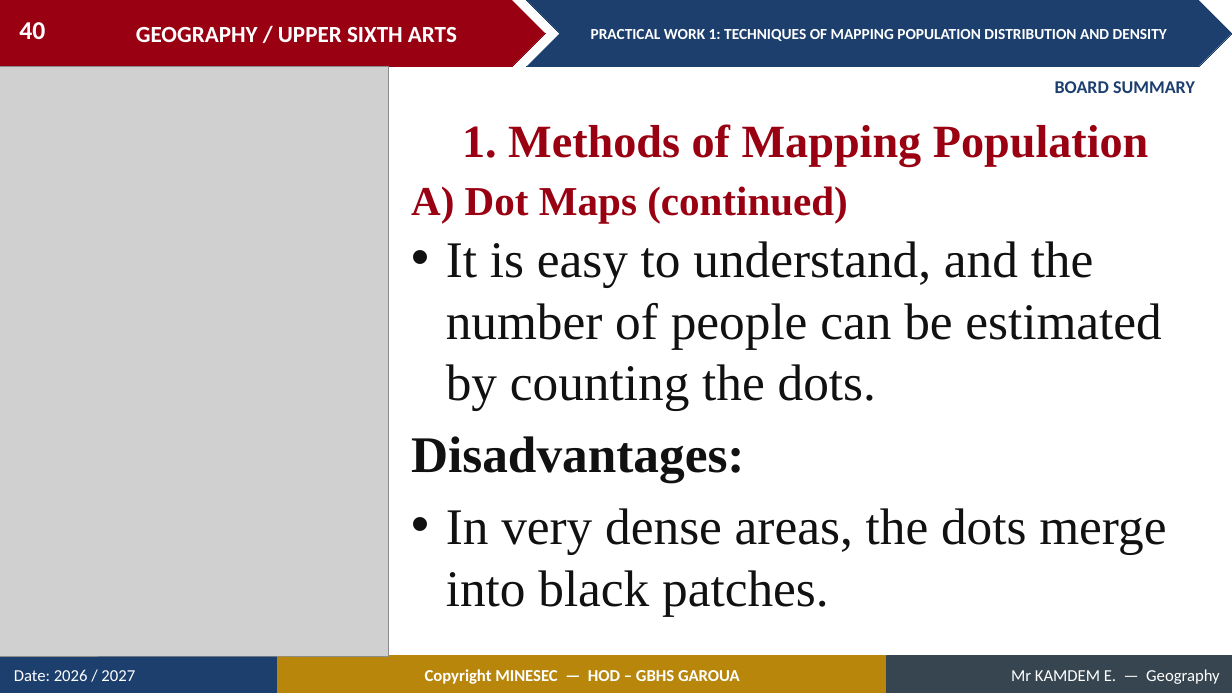
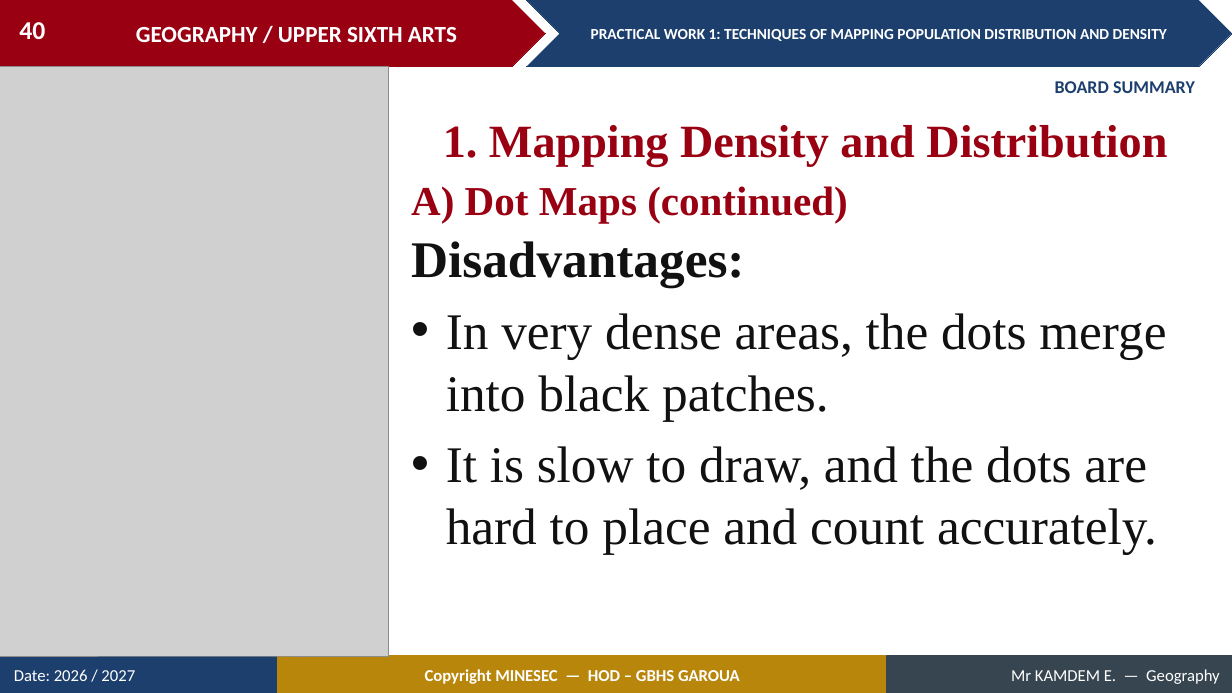
Before and after one commit to Berthautk/linea-github, a slide deck: slide 40 of lecons/USA/Population Geography/03_USA_POP_PW01_Techniques_of_Mapping_Population_Distribution_and_Density.pptx. Drawn at 1232x693 pixels with LibreOffice and Linux fonts; fonts in the diff are those of the drawing; grey boxes stand for pictures. Boxes give left, top, right and bottom in pixels: in the first picture for what was removed or moved away, otherwise in the second. Text is boxed around its words. In the diff, an @@ line names an element or a change of style, - is before the commit and + after.

```diff
--- a/lecons/USA/Population Geography/03_USA_POP_PW01_Techniques_of_Mapping_Population_Distribution_and_Density.pptx
+++ b/lecons/USA/Population Geography/03_USA_POP_PW01_Techniques_of_Mapping_Population_Distribution_and_Density.pptx
@@ text at [443,125,1167,166]: text changed @@
-1. Methods of Mapping Population
+1. Mapping Density and Distribution
@@ text at [446,241,1161,411]: paragraph removed @@
-• It is easy to understand, and the number of people can be estimated by counting the dots.
@@ text at [446,446,1157,555]: paragraph added @@
+• It is slow to draw, and the dots are hard to place and count accurately.
```
Also in this commit, not shown: 29 other slides changed, 2 slides added, 8 slides removed, 3 other files.
